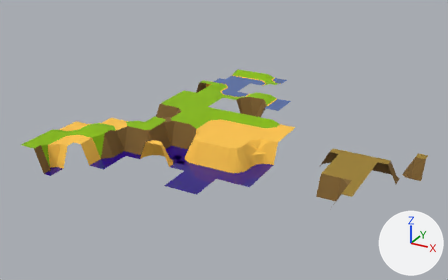
Two versions of the FBX model Assets/marching-squares1.fbx, one commit apart.
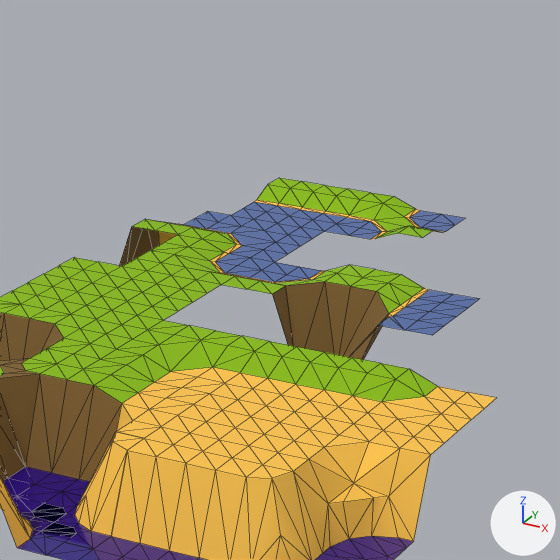
Old and new are each drawn whole from a camera (50 mm lens) standing at (10.83, -15.39, 7.13) and looking at (2.69, -0.58, -0.27) and again close up on the part from 37% to 70% of the width and 8% to 61% of the height. Arrows for +X, +Y and +Z are at lower right; the lights stay in place. The close-ups show mesh edges as thin lines. Where no turn or scale is listed for an object, it has been applied to the vertices.
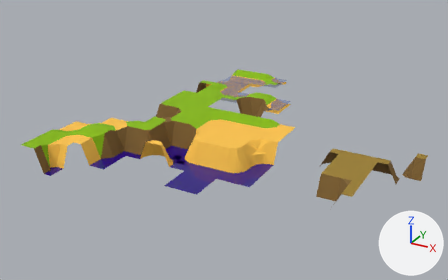
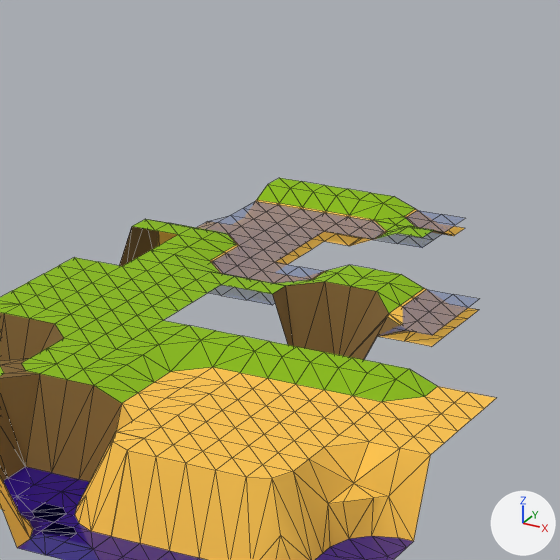
Edits to the bpy script that builds the scene:
```text
Change mat_material_002:
    mat_material_002.alpha: 1.0 -> 0.507
Change me_plane_039:
    remove me_plane_039.from_pydata(...)  # 28 vertices, 36 faces; spans x -0.5..0.5, y -0.5..0.5, z 0.1..0.2
    add me_plane_039.from_pydata(...)  # 53 vertices, 68 faces; spans x -0.5..0.5, y -0.5..0.5, z 0.0..0.2
    me_plane_039 part 6: 4 vertices removed from x -0.5..0.025, y -0.5..0.025, z 0.1; 29 vertices added at x -0.5..0.5, y -0.5..0.5, z 0.0..0.1
Change me_plane_041:
    remove me_plane_041.from_pydata(...)  # 30 vertices, 40 faces; spans x -0.5..0.5, y -0.5..0.5, z 0.1..0.2
    add me_plane_041.from_pydata(...)  # 55 vertices, 72 faces; spans x -0.5..0.5, y -0.5..0.5, z 0.0..0.2
    me_plane_041 part 3: 5 vertices removed from x -0.5..0.5, y -0.025, z 0.1; 30 vertices added at x -0.5..0.5, y -0.5..0.5, z 0.0..0.1
Change me_plane_042:
    remove me_plane_042.from_pydata(...)  # 27 vertices, 34 faces; spans x -0.5..0.5, y -0.5..0.5, z -0.5..0.2
    add me_plane_042.from_pydata(...)  # 48 vertices, 58 faces; spans x -0.5..0.5, y -0.5..0.5, z -0.5..0.2
    me_plane_042 part 5: 4 vertices moved from x -0.5..-0.027, y 0.027..0.5, z 0.1 to x -0.5..-0.227, y 0.227..0.5, z 0.0; 21 vertices added at x -0.5..0.5, y -0.5..0.5, z 0.0..0.1
Change me_plane_044:
    remove me_plane_044.from_pydata(...)  # 30 vertices, 41 faces; spans x -0.5..0.5, y -0.5..0.5, z -0.5..0.2
    add me_plane_044.from_pydata(...)  # 51 vertices, 65 faces; spans x -0.5..0.5, y -0.5..0.5, z -0.5..0.2
    me_plane_044 part 4: 6 vertices removed from x 0.0..0.025, y -0.5..0.5, z 0.1; 27 vertices added at x -0.5..0.5, y -0.5..0.5, z 0.0..0.1
Change me_plane_043:
    remove me_plane_043.from_pydata(...)  # 32 vertices, 42 faces; spans x -0.5..0.5, y -0.5..0.5, z 0.1..0.2
    add me_plane_043.from_pydata(...)  # 57 vertices, 74 faces; spans x -0.5..0.5, y -0.5..0.5, z 0.0..0.2
    me_plane_043 part 2
    8 vertices are removed from x -0.5..0.5, y -0.5..0.5, z 0.1
    22 faces are deleted
    17 vertices are added at x -0.5..0.5, y -0.5..0.5, z 0.0..0.1
    11 new vertices lie (0.25, 0.0, 0.0) away from vertices in x -0.5..0.25, y -0.5..0.5, z 0.0..0.1
    5 new vertices lie (0.25, 0.0, 0.0) away from vertices in x -0.25..0.25, y -0.5..0.5, z 0.1
    26 new faces join them, mat_material_003 (orange #ffc64d)
    28 new faces join them, mat_material_002 (blue #4967a9)
Change me_plane_040:
    remove me_plane_040.from_pydata(...)  # 29 vertices, 39 faces; spans x -0.5..0.5, y -0.5..0.5, z -0.5..0.2
    add me_plane_040.from_pydata(...)  # 35 vertices, 45 faces; spans x -0.5..0.5, y -0.5..0.5, z -0.5..0.2
    me_plane_040 part 1
    1 vertex is removed from x 0.25, y 0.25, z 0.1
    6 faces are deleted
    3 vertices move from x 0.25..0.5, y 0.025..0.5, z 0.1 to x 0.25..0.5, y 0.225..0.5, z 0.0
    7 vertices are added at x 0.25..0.5, y -0.25..0.5, z 0.0..0.1
    4 new faces join them, mat_material_003 (orange #ffc64d)
    8 new faces join them, mat_material_002 (blue #4967a9)
Change me_plane_038:
    remove me_plane_038.from_pydata(...)  # 28 vertices, 36 faces; spans x -0.5..0.5, y -0.5..0.5, z 0.1..0.2
    add me_plane_038.from_pydata(...)  # 53 vertices, 68 faces; spans x -0.5..0.5, y -0.5..0.5, z 0.0..0.2
    me_plane_038 part 7: 4 vertices moved from x 0.027..0.5, y 0.027..0.5, z 0.1 to x 0.227..0.5, y 0.227..0.5, z 0.0; 25 vertices added at x -0.5..0.5, y -0.5..0.5, z 0.0..0.1
```

Pixel boxes [x1, y1, x2, y2] of what changed, in the close-ups (560 x 560 px):
'Plane.011', surface changed, reshaped (blue to grey): [339, 270, 479, 360] in both
'Plane.009', surface changed, reshaped: [221, 262, 375, 355] in both
'Plane.010', surface changed, reshaped (19% taller): before [326, 193, 465, 239]; after [325, 193, 465, 248]
'Plane.008', surface changed, reshaped (19% taller): before [232, 178, 370, 231]; after [232, 178, 370, 241]
'Plane.005', surface changed, reshaped (blue to grey, 20% taller): before [123, 235, 274, 285]; after [123, 235, 274, 295]
'Plane.006', surface changed, reshaped (blue to grey): before [179, 215, 324, 262]; after [179, 215, 324, 264]
'Plane.007', reshaped (9% shorter): before [119, 211, 230, 266]; after [119, 216, 228, 266]
part 1 of me_plane_040, built on: before [158, 211, 230, 245]; after [158, 216, 228, 245]
part 2 of me_plane_043, built on: before [337, 209, 455, 239]; after [325, 209, 465, 248]
part 3 of me_plane_041, built on: before [244, 200, 349, 224]; after [244, 200, 349, 241]
part 4 of me_plane_044, built on: before [362, 288, 453, 360]; after [364, 288, 478, 359]
part 5 of me_plane_042, built on: before [248, 267, 325, 283]; after [221, 267, 325, 305]
part 6 of me_plane_039, built on: before [206, 223, 276, 258]; after [206, 223, 324, 264]
part 7 of me_plane_038, built on: before [210, 252, 261, 278]; after [208, 252, 261, 295]
